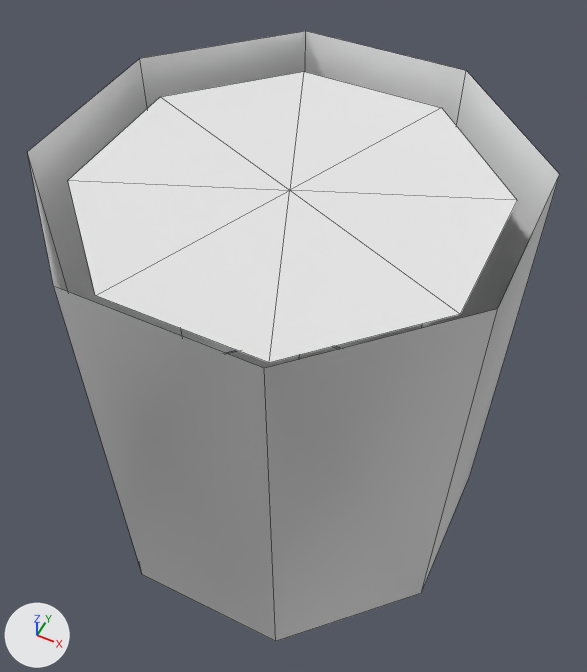
Renders of the OBJ model src/main/resources/assets/extrautils2/models/block/drum_large.obj from each side of a commit.
Both versions are drawn from a camera (50 mm lens) standing at (1.053, -1.589, 1.894) and looking at (0.5, -0.484, 0.513). The axes (+X, +Y, +Z) are drawn at lower left. The lights are the same throughout. The older version comes first. Mesh edges are drawn as thin lines. Where no turn or scale is listed for an object, it has been applied to the vertices.

Script lines for the objects in view, before the commit:
```python
me_drum = bpy.data.meshes.new('drum')
me_drum.from_pydata(...)  # 34 vertices, 24 faces; spans x 0.052..0.948, y -0.948..-0.052, z 0.0..1.0
# faces by material slot: [6, 2, 16]
me_drum.materials.append(mat_center)  # white #e7e7e7
me_drum.materials.append(mat_stripe)  # white #e7e7e7
me_drum.materials.append(mat_top)  # white #e7e7e7
# before: 0 (0.948, -0.685, 0.0) at pixel (421, 593), 1 (0.685, -0.948, 0.0) at pixel (275, 641), 2 (0.315, -0.948, 0.0) at pixel (142, 574), 3 (0.052, -0.685, 0.0), 4 (0.052, -0.315, 0.0)
# before: 5 (0.315, -0.052, 0.0), 6 (0.685, -0.052, 0.0), 7 (0.948, -0.315, 0.0) at pixel (469, 476), 24 (0.89, -0.661, 0.063), 25 (0.661, -0.89, 0.063)
# before: 26 (0.339, -0.89, 0.063), 27 (0.11, -0.661, 0.063), 28 (0.11, -0.339, 0.063), 29 (0.339, -0.11, 0.063), 30 (0.661, -0.11, 0.063)
# before: 31 (0.89, -0.339, 0.063), 33 (0.5, -0.5, 0.063)
# before: 8 (0.948, -0.685, 1.0) at pixel (497, 308), 9 (0.685, -0.948, 1.0) at pixel (264, 368), 10 (0.315, -0.948, 1.0) at pixel (53, 286), 11 (0.052, -0.685, 1.0) at pixel (27, 151), 12 (0.052, -0.315, 1.0) at pixel (139, 58)
# before: 13 (0.315, -0.052, 1.0) at pixel (305, 30), 14 (0.685, -0.052, 1.0) at pixel (466, 70), 15 (0.948, -0.315, 1.0) at pixel (559, 174), 16 (0.89, -0.661, 0.938) at pixel (460, 314), 17 (0.661, -0.89, 0.938) at pixel (269, 362)
# before: 18 (0.339, -0.89, 0.938) at pixel (95, 295), 19 (0.11, -0.661, 0.938) at pixel (67, 180), 20 (0.11, -0.339, 0.938) at pixel (160, 96), 21 (0.339, -0.11, 0.938) at pixel (303, 71), 22 (0.661, -0.11, 0.938) at pixel (441, 107)
# before: 23 (0.89, -0.339, 0.938) at pixel (517, 200), 32 (0.5, -0.5, 0.938) at pixel (289, 190)
ob_drum = bpy.data.objects.new('drum', me_drum)
ob_drum.location = (0.0, 0.0, 0.0)
```
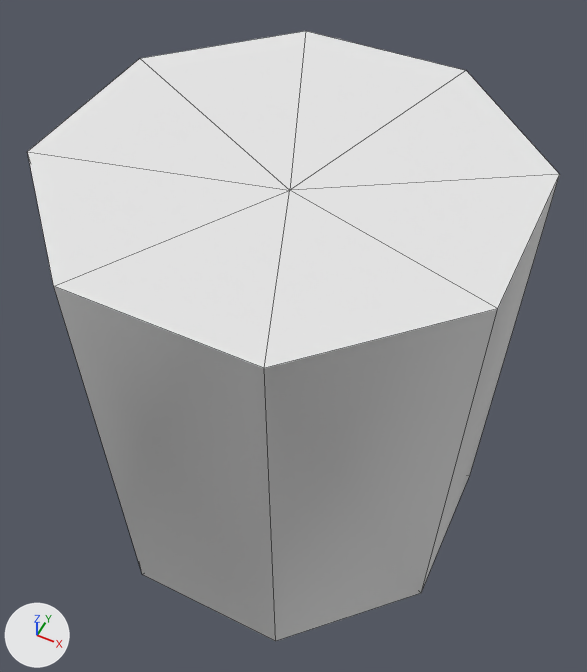
Where the change shows, as pixel boxes (x1, y1, x2, y2) in the pictures (587 x 672 px; the box of a moved part takes in the faces that stretch with it):
part 1 of me_drum, moved or reshaped (not visible afterwards): before (227, 347, 338, 368)
part 2 of me_drum, moved or reshaped: before (68, 72, 517, 363); after (28, 31, 560, 368)

Diff of the bpy script that builds the scene:
```diff
--- a/src/main/resources/assets/extrautils2/models/block/drum_large.obj.py
+++ b/src/main/resources/assets/extrautils2/models/block/drum_large.obj.py
@@ me_drum @@
 # used by ob_drum; location = (0.0, 0.0, 0.0)
 # verts and faces of me_drum; kept vertices keep their numbers, new ones are numbered from 34
-me_drum.from_pydata(...)  # 34 vertices, 24 faces; spans x 0.052..0.948, y -0.948..-0.052, z 0.0..1.0
+me_drum.from_pydata(...)  # 18 vertices, 24 faces; spans x 0.052..0.948, y -0.948..-0.052, z 0.0..1.0
+# me_drum part 1
+delete_vertices([*range(24, 32)])  # with the faces that use them
+faces += [(0, 1, 33), (1, 2, 33), (2, 3, 33), (3, 4, 33), (4, 5, 33), (5, 6, 33)]  # mat_top (white #e7e7e7)
+faces += [(6, 7, 33), (0, 33, 7)]  # mat_top (white #e7e7e7)
+# me_drum part 2
+delete_vertices([*range(16, 24)])  # with the faces that use them
+faces += [(8, 32, 9), (9, 32, 10), (10, 32, 11), (11, 32, 12), (12, 32, 13), (13, 32, 14)]  # mat_top (white #e7e7e7)
+faces += [(14, 32, 15), (8, 15, 32)]  # mat_top (white #e7e7e7)
 me_drum.materials.append(mat_center)
```
